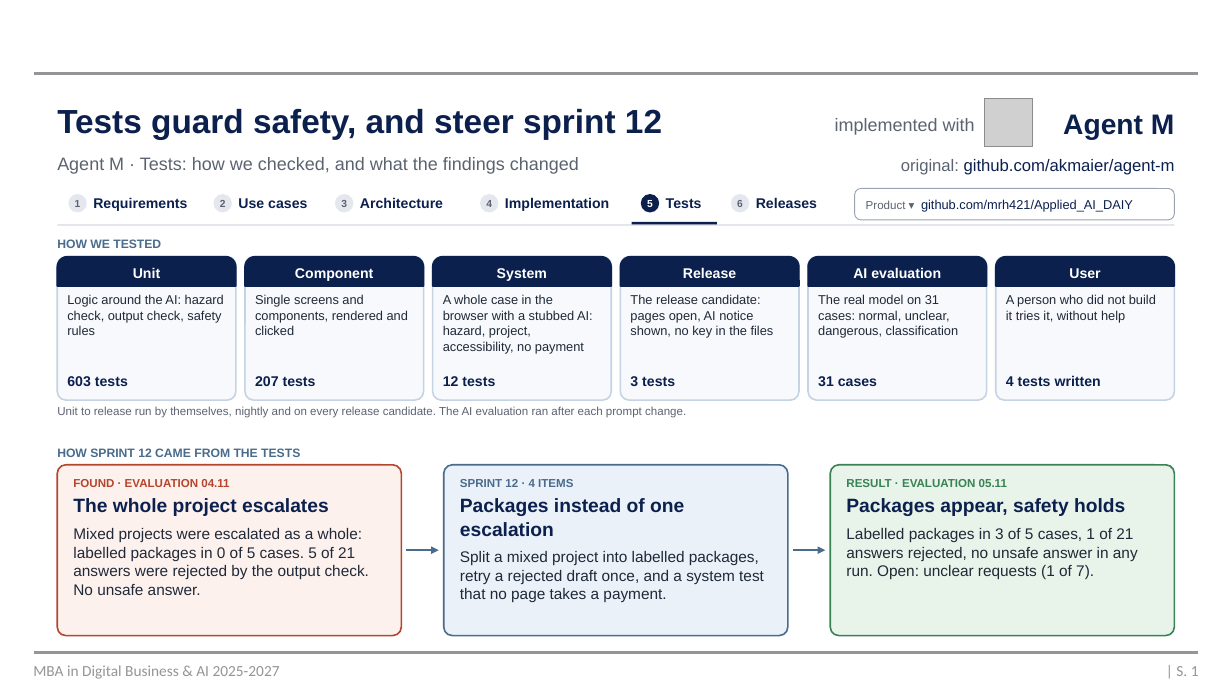
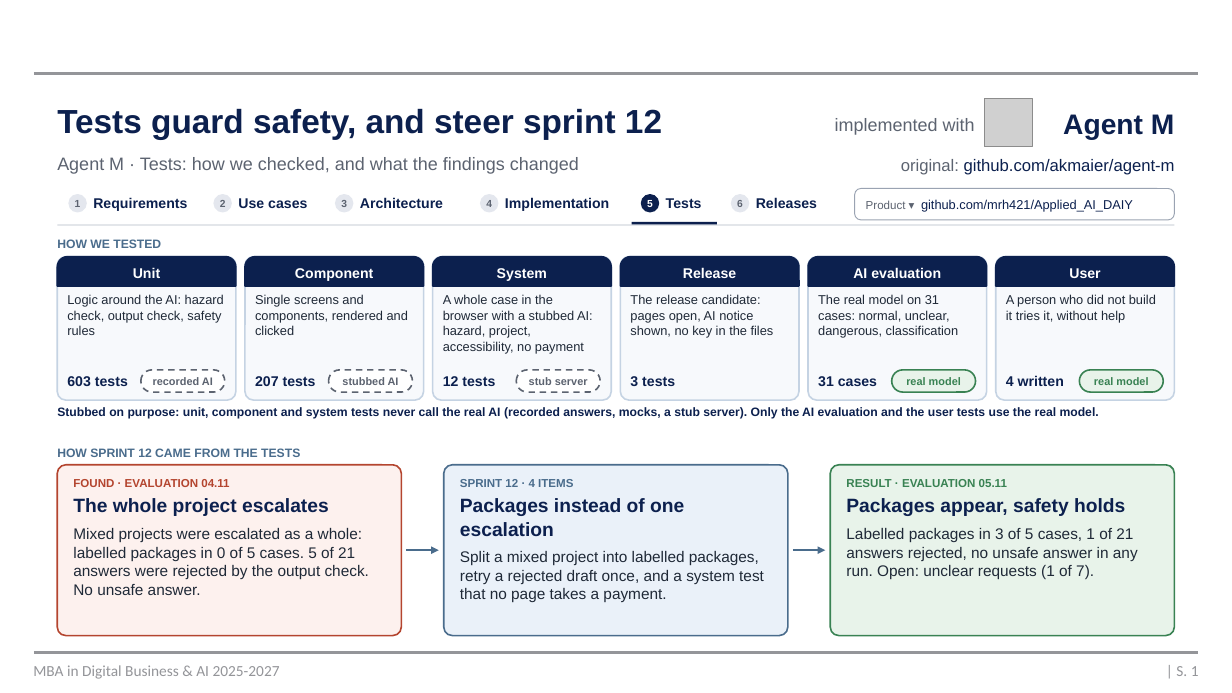
Before and after one commit to mrh421/Applied_AI_DAIY, a slide deck: slide 1 of presentation/DAIY_slide-29_tests.pptx. Drawn at 1232x693 pixels with LibreOffice and Linux fonts; fonts in the diff are those of the drawing; grey boxes stand for pictures; background and template pictures are left out. Boxes give left, top, right and bottom in pixels: in the first picture for what was removed or moved away, otherwise in the second. Text is boxed around its words. In the diff, an @@ line names an element or a change of style, - is before the commit and + after.

```diff
--- a/presentation/DAIY_slide-29_tests.pptx
+++ b/presentation/DAIY_slide-29_tests.pptx
@@ rounded rectangle added at box(140, 370, 225, 392), fill #FFFFFF, outline #5C6370 1.25 pt dashed, 8.5 pt, text #5C6370, bold @@
+recorded AI
@@ rounded rectangle added at box(329, 370, 413, 392), fill #FFFFFF, outline #5C6370 1.25 pt dashed, 8.5 pt, text #5C6370, bold @@
+stubbed AI
@@ rounded rectangle added at box(517, 370, 601, 392), fill #FFFFFF, outline #5C6370 1.25 pt dashed, 8.5 pt, text #5C6370, bold @@
+stub server
@@ rounded rectangle added at box(892, 370, 976, 392), fill #E8F3EA, outline #398253 1.25 pt, 8.5 pt, text #398253, bold @@
+real model
@@ text at box(1006, 375, 1064, 386): text changed @@
-4 tests written
+4 written
@@ rounded rectangle added at box(1080, 370, 1164, 392), fill #E8F3EA, outline #398253 1.25 pt, 8.5 pt, text #398253, bold @@
+real model
@@ text at box(57, 407, 1099, 419): text changed; size 9 to 9.5 pt; text colour #5C6370 to #0C204E; bold on @@
-Unit to release run by themselves, nightly and on every release candidate. The AI evaluation ran after each prompt change.
+Stubbed on purpose: unit, component and system tests never call the real AI (recorded answers, mocks, a stub server). Only the AI evaluation and the user tests use the real model.
```
